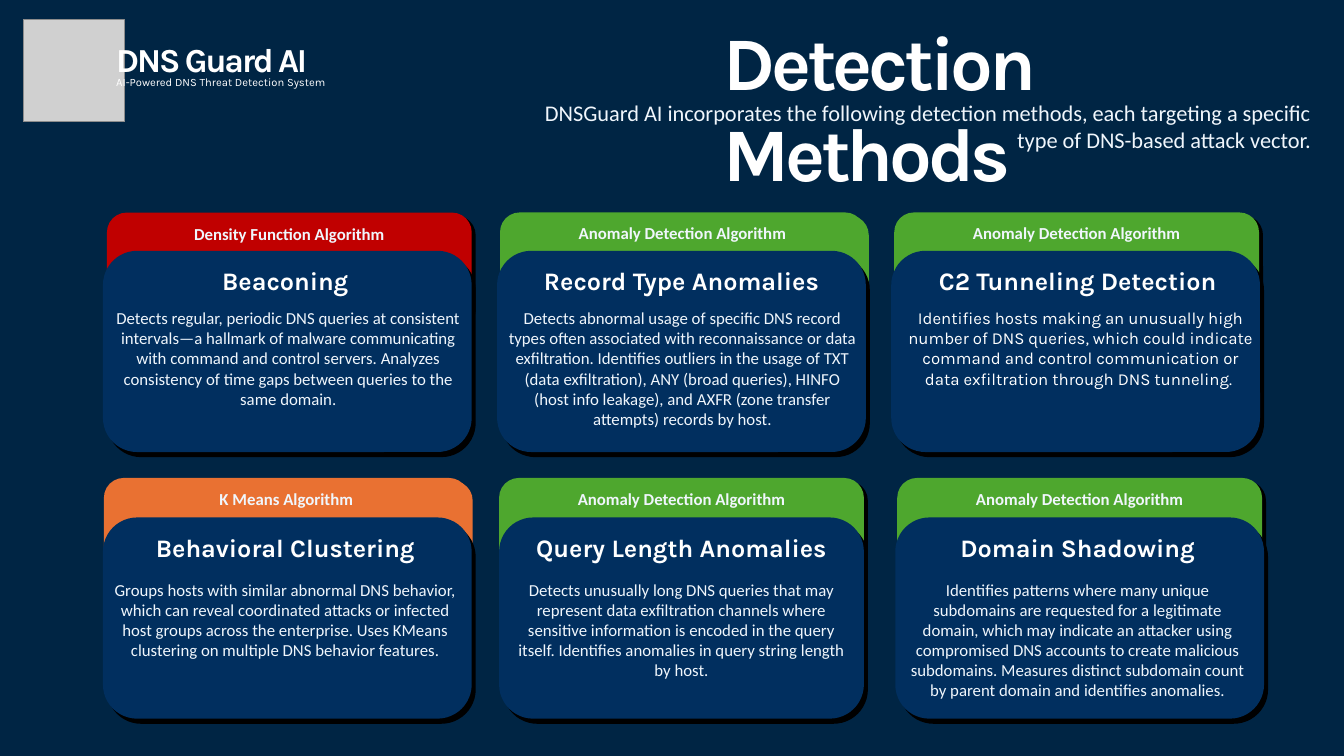
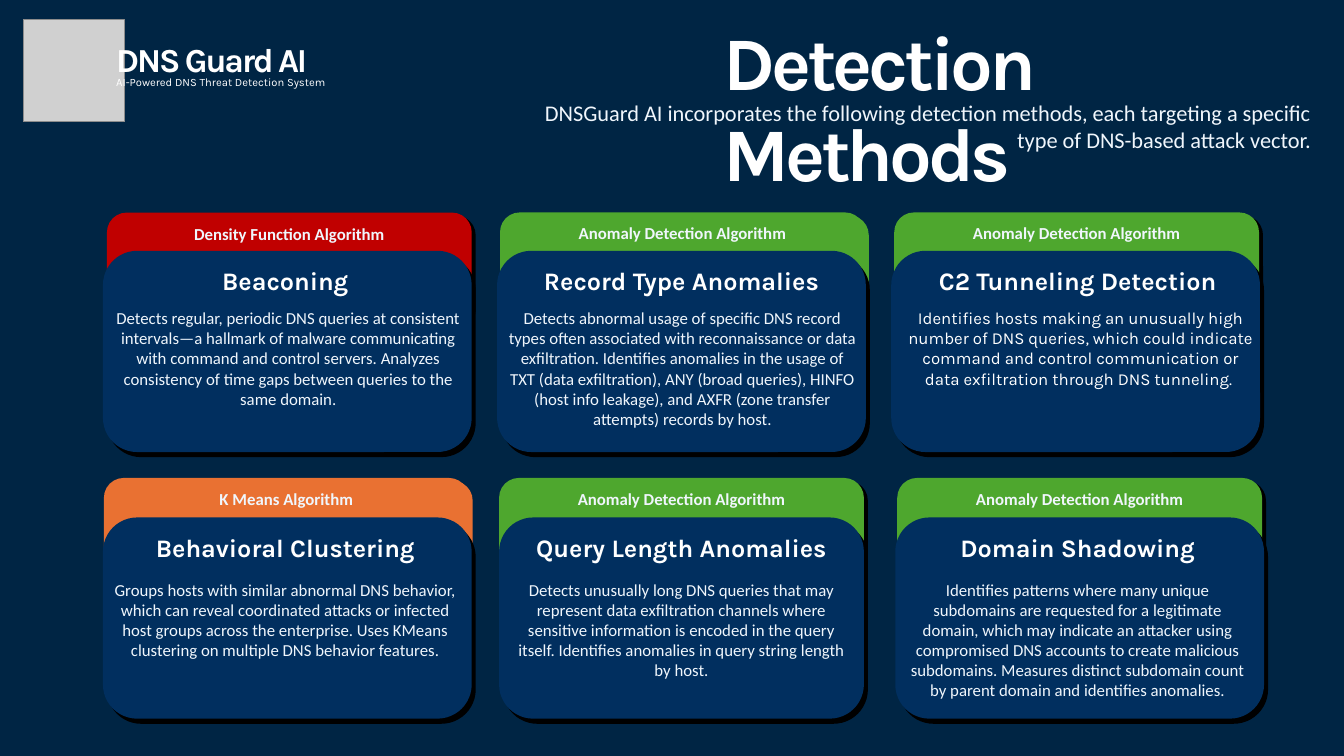
Before and after one commit to aleeric/Splunk-DNSGuard-AI, a slide deck: slide 4 of Splunk-Build-A-Thon-Idea/Splunk-DNSGuard-AI-IDEA.pptx. Drawn at 1344x756 pixels with LibreOffice and Linux fonts; fonts in the diff are those of the drawing; grey boxes stand for pictures. Boxes give left, top, right and bottom in pixels: in the first picture for what was removed or moved away, otherwise in the second. Text is boxed around its words. In the diff, an @@ line names an element or a change of style, - is before the commit and + after.

Commit message:
fix(IDEA): pptx fixed

```diff
--- a/Splunk-Build-A-Thon-Idea/Splunk-DNSGuard-AI-IDEA.pptx
+++ b/Splunk-Build-A-Thon-Idea/Splunk-DNSGuard-AI-IDEA.pptx
@@ text at [509,312,856,428]: text changed @@
-Detects abnormal usage of specific DNS record types often associated with reconnaissance or data exfiltration. Identifies outliers in the usage of TXT (data exfiltration), ANY (broad queries), HINFO (host info leakage), and AXFR (zone transfer attempts) records by host.
+Detects abnormal usage of specific DNS record types often associated with reconnaissance or data exfiltration. Identifies anomalies in the usage of TXT (data exfiltration), ANY (broad queries), HINFO (host info leakage), and AXFR (zone transfer attempts) records by host.
```
Also in this commit, not shown: 2 other files.
